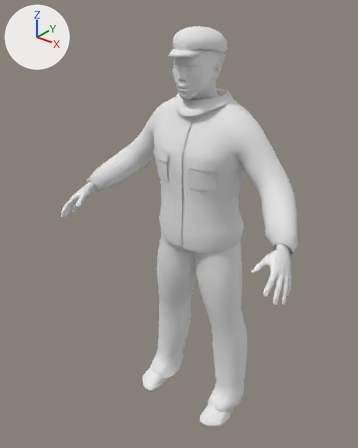
Two versions of the glTF model src/worker/worker.glb, one commit apart.
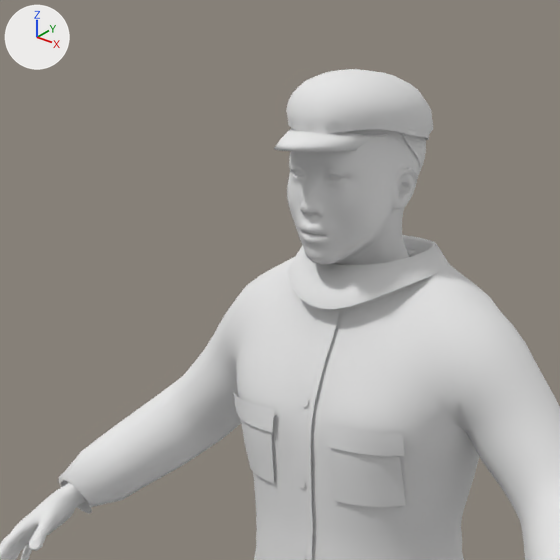
Old and new are each drawn whole from a camera (50 mm lens) standing at (1.134, -1.582, 1.852) and looking at (-0.048, -0.104, 0.936) and again close up on the part from 18% to 77% of the width and 0% to 47% of the height. The axes (+X, +Y, +Z) are drawn at upper left. The lights are the same throughout. The older version's two pictures come first. Vertices at exactly the same position are counted once.

The first close-up shows 'body', 'outfit'.
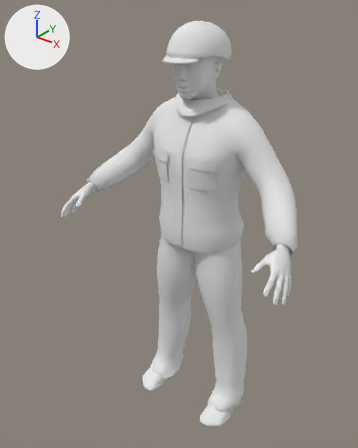
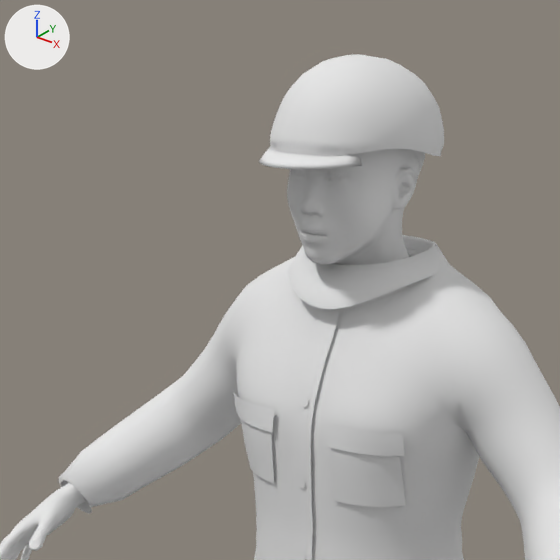
Location of each change, (x1, y1, x2, y2) in pixels of the close-ups (560 x 560 px; the box of a moved part takes in the faces that stretch with it):
'outfit', reshaped: before (59, 69, 560, 560); after (59, 54, 560, 560)
part 1 of me_jacket, added: after (259, 146, 362, 169)
part 2 of me_jacket, moved or reshaped: before (274, 69, 433, 152); after (270, 54, 444, 156)

The change, as a diff of the scene's bpy script:
```diff
--- a/src/worker/worker.glb.py
+++ b/src/worker/worker.glb.py
@@ me_jacket @@
 # used by ob_outfit; location = (0.0, 0.0, 0.0)
-me_jacket.from_pydata(...)  # 5057 vertices, 9390 faces; spans x -0.52..0.52, y -0.21..0.14, z 0.0..1.71
+me_jacket.from_pydata(...)  # 5191 vertices, 9646 faces; spans x -0.52..0.52, y -0.22..0.14, z 0.0..1.73
+# me_jacket part 1: a new loose piece of 56 vertices spanning x -0.08..0.08, y -0.22..-0.14, z 1.6..1.62, in mat_outfit (white #e7e7e7)
+# me_jacket part 2: 153 vertices moved from x -0.09..0.09, y -0.21..0.07, z 1.62..1.71 to x -0.1..0.1, y -0.18..0.09, z 1.61..1.73; 142 vertices removed from x -0.09..0.09, y -0.2..0.07, z 1.62..1.66; 220 vertices added at x -0.11..0.11, y -0.18..0.09, z 1.6..1.67
 me_jacket.materials.append(mat_outfit)
```
